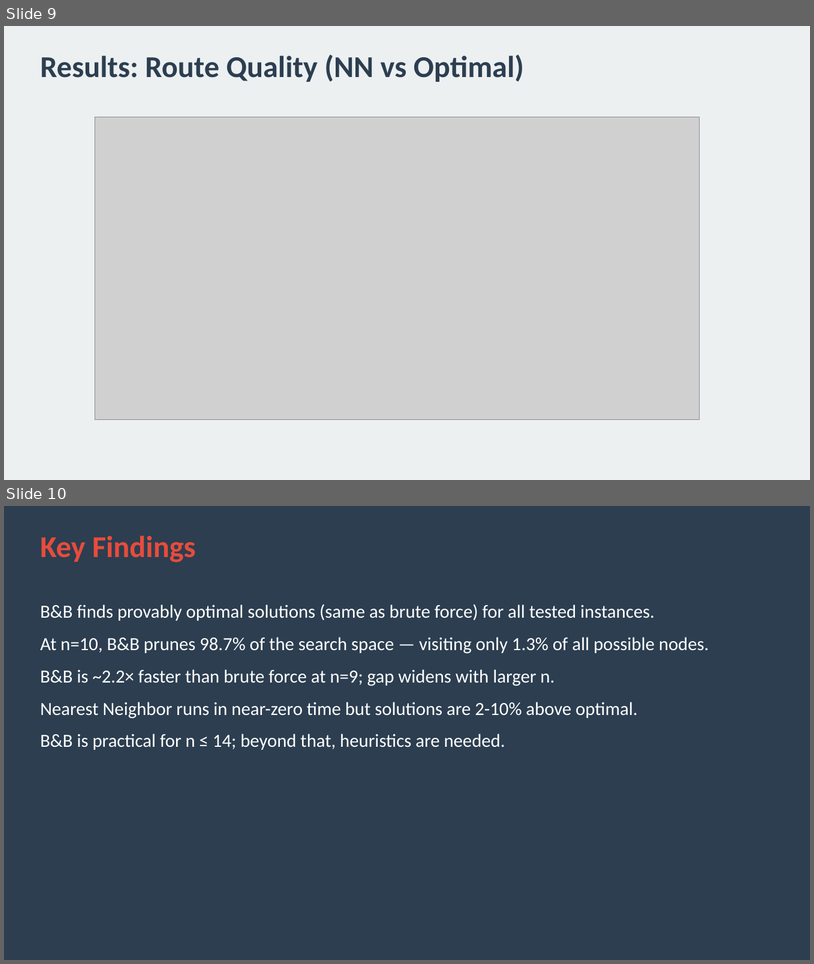
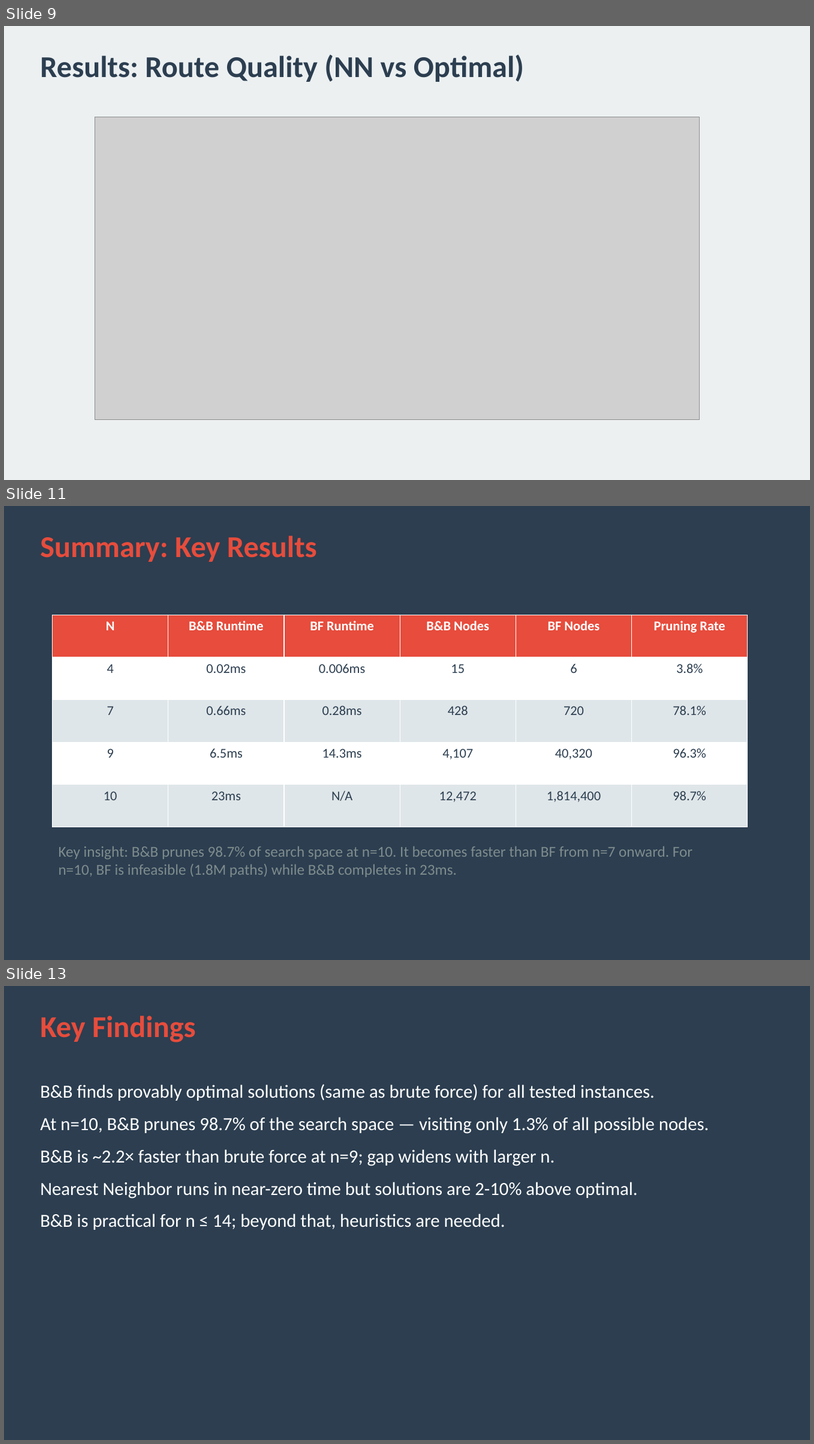
Before and after one commit to kordiaz666/TSP-KCLsummerschool, a slide deck: member4_visualization_report/tsp_bb_presentation.pptx. Shown one above the other, each under a label of ours: slides 9 and 10 before the commit, slides 9, 11 and 13 after it; the slides between them are not shown. The pictures are 814x964 and 814x1444 pixels, drawn with LibreOffice and Linux fonts; fonts in the diff are those of the drawing; grey boxes stand for pictures. Boxes give left, top, right and bottom in pixels: in the first picture for what was removed or moved away, otherwise in the second. Text is boxed around its words. In the diff, an @@ line names an element or a change of style, - is before the commit and + after.

Commit message:
Add Summary chapter slides (3 new slides: algorithms recap, results table, conclusions) + summary_chapter.md

```diff
--- a/member4_visualization_report/tsp_bb_presentation.pptx
+++ b/member4_visualization_report/tsp_bb_presentation.pptx
@@ slide 11 added at [4, 506, 810, 960], background #2C3E50 @@
@@ text added at [40, 535, 317, 562], 36 pt, text #E74C3C, bold @@
+Summary: Key Results
@@ table added at [53, 615, 749, 826], 5 rows, 6 columns @@
+N | B&B Runtime | BF Runtime | B&B Nodes | BF Nodes | Pruning Rate
+4 | 0.02ms | 0.006ms | 15 | 6 | 3.8%
+7 | 0.66ms | 0.28ms | 428 | 720 | 78.1%
+9 | 6.5ms | 14.3ms | 4,107 | 40,320 | 96.3%
+10 | 23ms | N/A | 12,472 | 1,814,400 | 98.7%
@@ text added at [59, 846, 693, 877], 18 pt, text #7F8C8D @@
+Key insight: B&B prunes 98.7% of search space at n=10. It becomes faster than BF from n=7 onward. For n=10, BF is infeasible (1.8M paths) while B&B completes in 23ms.
@@ what was slide 10 is now slide 13 @@
```
Also in this commit, not shown: 2 other slides added, 2 other files.
